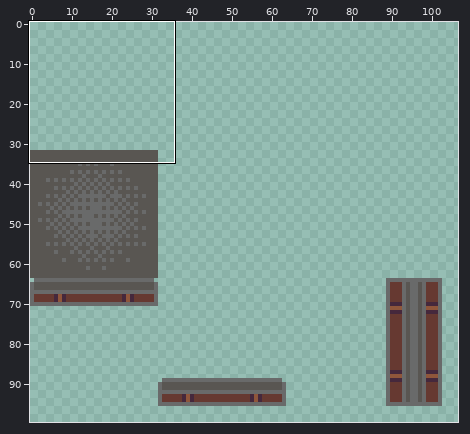
Pixel-art file: assets/yarz-terrain.aseprite. Above, an overview of the earlier version with the close-up marked.
Close-up. Before the commit:
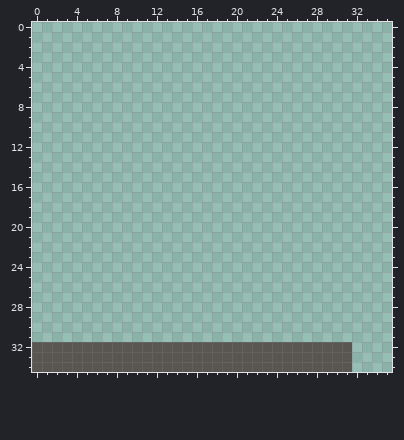
128x320 pixels, 1 frame. Shown: x 0..35, y 0..34. The old version is drawn lined up with the new one. The wide view leaves out empty margins.
The result:
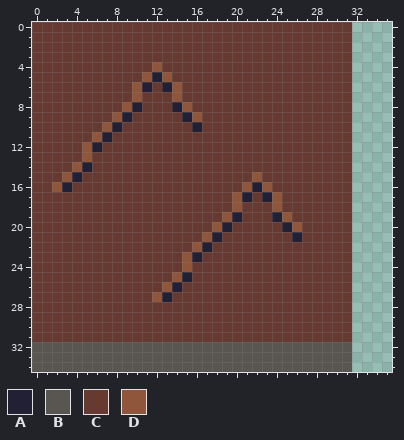
Palette (. is transparent): A #222034  B #595652  C #663931  D #8f563b
Author's note on the commit: imperfect scaling, updated terrain spritemap to include cave tiles
The exact change:
whole drawing moved by +0,+32 (the old picture is shown already moved)
Colour A now appears in row 5 at x 12; in row 6 at x 11 and 13; in row 8 at x 10 and 14; in row 9 at x 9 and 15; in row 10 at x 8 and 16; in row 11 at x 7.
Colour A now appears in row 12 at x 6; in row 14 at x 5; in row 15 at x 4; in row 16 at x 3 and 22; in row 17 at x 21 and 23; in row 19 at x 20 and 24.
Colour A now appears in row 20 at x 19 and 25; in row 21 at x 18 and 26; in row 22 at x 17; in row 23 at x 16; in row 25 at x 15; in row 26 at x 14.
Colour A now appears in row 27 at x 13.
Colour C now appears in rows 0 to 3 at x 0 to 31; in row 4 at x 0 to 11 and 13 to 31; in row 5 at x 0 to 10 and 14 to 31; in row 6 at x 0 to 9, 12 and 15 to 31; in row 7 at x 0 to 9, 11 to 13 and 15 to 31; in row 8 at x 0 to 8, 11 to 13 and 16 to 31.
Colour C now appears in row 9 at x 0 to 7, 10 to 14 and 17 to 31; in row 10 at x 0 to 6, 9 to 15 and 17 to 31; in row 11 at x 0 to 5 and 8 to 31; in row 12 at x 0 to 4 and 7 to 31; in row 13 at x 0 to 4 and 6 to 31; in row 14 at x 0 to 3 and 6 to 31.
Colour C now appears in row 15 at x 0 to 2, 5 to 21 and 23 to 31; in row 16 at x 0 to 1, 4 to 20 and 24 to 31; in row 17 at x 0 to 19, 22 and 25 to 31; in row 18 at x 0 to 19, 21 to 23 and 25 to 31; in row 19 at x 0 to 18, 21 to 23 and 26 to 31; in row 20 at x 0 to 17, 20 to 24 and 27 to 31.
Colour C now appears in row 21 at x 0 to 16, 19 to 25 and 27 to 31; in row 22 at x 0 to 15 and 18 to 31; in row 23 at x 0 to 14 and 17 to 31; in row 24 at x 0 to 14 and 16 to 31; in row 25 at x 0 to 13 and 16 to 31; in row 26 at x 0 to 12 and 15 to 31.
Colour C now appears in row 27 at x 0 to 11 and 14 to 31; in rows 28 to 31 at x 0 to 31.
Colour D now appears in row 4 at x 12; in row 5 at x 11 and 13; in rows 6 to 7 at x 10 and 14; in row 8 at x 9 and 15; in row 9 at x 8 and 16; in row 10 at x 7.
Colour D now appears in row 11 at x 6; in rows 12 to 13 at x 5; in row 14 at x 4; in row 15 at x 3 and 22; in row 16 at x 2, 21 and 23; in rows 17 to 18 at x 20 and 24.
Colour D now appears in row 19 at x 19 and 25; in row 20 at x 18 and 26; in row 21 at x 17; in row 22 at x 16; in rows 23 to 24 at x 15; in row 25 at x 14.
Colour D now appears in row 26 at x 13; in row 27 at x 12.
Where, in picture pixels (left, top, right, bottom), the same in both close-ups:
added: (32, 22, 352, 342)
